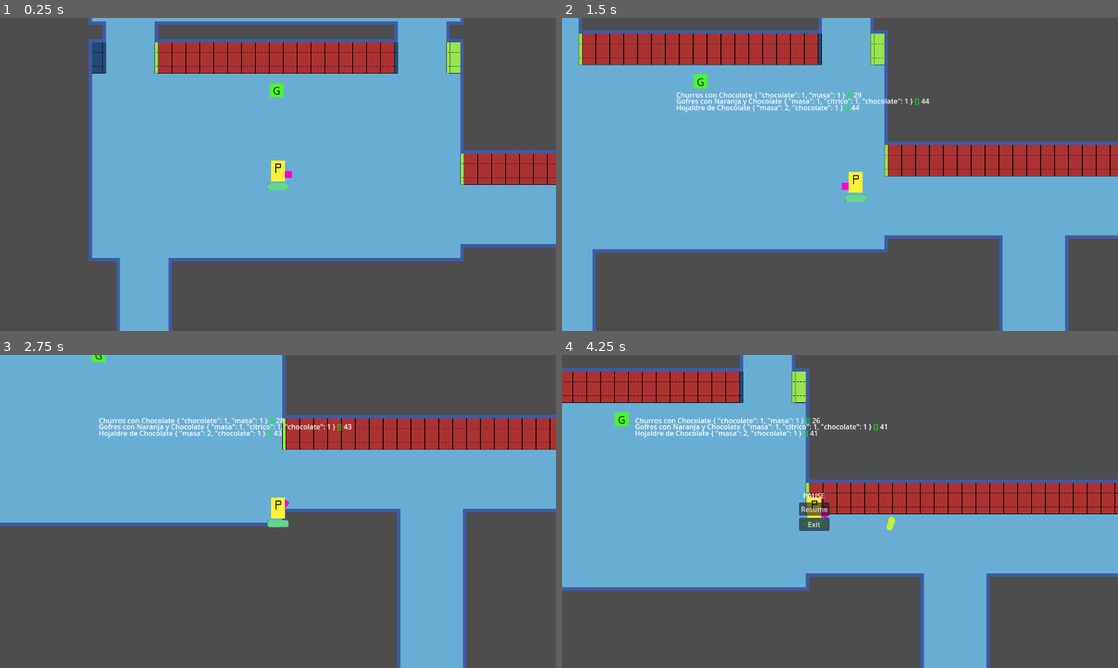
Above: before the commit, frames 1-4 (two rows, left to right).
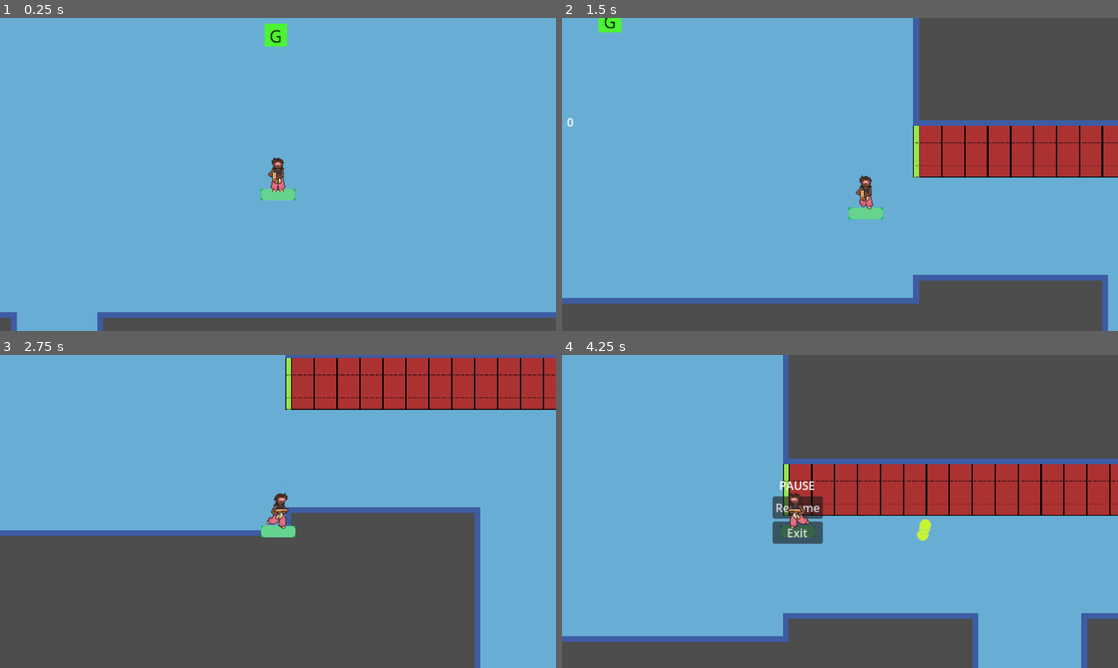
Above: after the commit, the same moments.

Repository: amenrio/techo-de-cristal
Game: Godot game, scene res://02_scenes/03_levels/level_alpha.tscn
Same seed, same stepped clock (60 frames per second), same inputs: the game is played once before the commit and once after it.
Inputs (mouse positions are in pixels of both pictures, inside the frame that each line leads up to):
- Up to frame 1 (0.25 s): no input
- Up to frame 2 (1.5 s): move the mouse to (962, 158) at 0.52 s; hold D (move_right) 0.53-1.28 s; tap C (complete_comanda) at 0.6 s; tap E (interact) at 0.8, 1.35 s; move the mouse to (728, 190) at 1.27 s; hold S (move_down) from 1.28 s (still down)
- Up to frame 3 (2.75 s): tap C (complete_comanda) at 1.55, 2.1 s; move the mouse to (333, 442) at 2.02 s; release S (move_down) at 2.03 s; hold D (move_right) from 2.03 s (still down); tap E (interact) at 2.3 s
- Up to frame 4 (4.25 s): move the mouse to (812, 574) at 2.77 s; release D (move_right) at 2.78 s; hold W (move_up) 2.78-3.53 s; tap Shift (dash) at 2.85 s; tap C (complete_comanda) at 3.05 s; move the mouse to (1006, 558) at 3.52 s; hold A (move_left) from 3.53 s (still down); hold Space (fire) from 3.53 s (still down); tap E (interact) at 3.8 s; tap P (pause) at 4.15 s

The runs differ from the first frame. In frame 1, 50% of the frame differs, in the area x 0-100%, y 0-100%; in frame 2, 33%; in frame 3, 32%; in frame 4, 34%.
Error after the commit: Attempt to call function 'get_children' in base 'null instance' on a null instance. (res://02_scenes/01_characters/player.gd:136)

Commit message:
Animation state machine player

Diff:
--- a/02_scenes/01_characters/player.gd
+++ b/02_scenes/01_characters/player.gd
@@ -6,15 +6,15 @@
 @export_range(0.100, 0.250) var drag:= 0.15
 
 @onready var girlfriend_instance = get_tree().get_first_node_in_group('girlfriend')
-
+@onready var animation_tree:AnimationTree = $AnimationTree
 @export var dash_velocity: float = 2000
 @export var dash_timeout: float = 1.5
 @onready var current_level = get_tree().current_scene
 @onready var health_component = $HealthComponent
 @onready var weapon = $weapon
 
-@onready var hud_comanda = $Camera2D/hud_comandas
-
+@onready var hud_comanda = $hud_comandas
+var direction:Vector2
 var comanda_instance = preload("res://02_scenes/02_objects/comanda.tscn")
 var completed_comandas: Array
 var canDash=true
@@ -34,6 +34,7 @@
 
 func _ready():
 	health_component.connect('death',player_death)
+	animation_tree.active = true
 
 func player_death(_args):
 	get_tree().paused = true
@@ -51,7 +52,7 @@
 
 func _physics_process(_delta: float) ->  void:
 	# Obtenemos la direccion del personaje
-	var direction = Input.get_vector('move_left',"move_right",'move_up','move_down')
+	direction = Input.get_vector('move_left',"move_right",'move_up','move_down')
 	# Obtenemos la velocidad maxima del jugador en la direccion del input
 	desired_velocity = direction * max_speed
 	# Restamos a la velocidad y direccion deseada la velocidad actual del jugador.
@@ -66,27 +67,43 @@
 	talk_to_girlfriend()
 	if Input.is_action_just_pressed('complete_comanda'):
 		check_completed_comandas()
+	check_completed_comandas()
 
+func _process(delta):
+	print(direction)
+	update_animation_tree()
+
+func update_animation_tree():
+	if (desired_velocity == Vector2.ZERO):
+		animation_tree["parameters/conditions/idle"] = true
+		animation_tree["parameters/conditions/is_moving"] = false
+	else:
+		animation_tree["parameters/conditions/idle"] = false
+		animation_tree["parameters/conditions/is_moving"] = true
+	if (desired_velocity != Vector2.ZERO):
+		animation_tree["parameters/Idle/blend_position"] = direction
+		animation_tree["parameters/Walk/blend_position"] = direction
 
 func check_completed_comandas():
-	print(inventory["ingredients"])
 	for comanda in objetivos:
 		if comanda.timed_out:
-
 			objetivos.erase(comanda)
+			hud_comanda.remove_child(comanda)
 			continue
 
-		for ingredient in inventory["ingredients"]:
-			if inventory["ingredients"][ingredient] < 1:
-				continue
-			if ingredient in comanda.ingredients:
-				if comanda.ingredients[ingredient] > 0:
-					inventory["ingredients"][ingredient] -= 1
-					print(inventory["ingredients"][ingredient])
-					comanda.ingredients[ingredient] -=1
-					comanda.completed_ingredients.append(ingredient)
+		if not comanda.is_completed:
+			for ingredient in inventory["ingredients"]:
+				if inventory["ingredients"][ingredient] < 1:
 					continue
-
+				if ingredient in comanda.ingredients:
+					if not comanda.completed_ingredients.has(ingredient):
+							comanda.completed_ingredients[ingredient]=0
+					if comanda.ingredients[ingredient] > comanda.completed_ingredients[ingredient]:
+						inventory["ingredients"][ingredient] -= 1
+						print(inventory["ingredients"][ingredient])
+						comanda.ingredients[ingredient]
+						comanda.completed_ingredients[ingredient] +=1
+						continue
 		if comanda.is_completed:
 			objetivos.erase(comanda)
 			hud_comanda.remove_child(comanda)
--- a/02_scenes/01_characters/player.tscn
+++ b/02_scenes/01_characters/player.tscn
@@ -1,10 +1,10 @@
-[gd_scene load_steps=12 format=3 uid="uid://csgvbo4n46gvx"]
+[gd_scene load_steps=40 format=3 uid="uid://csgvbo4n46gvx"]
 
 [ext_resource type="Script" path="res://02_scenes/01_characters/player.gd" id="1_kxc5o"]
 [ext_resource type="PackedScene" uid="uid://ogvub5b3e6s5" path="res://02_scenes/05_components/HealthComponent.tscn" id="3_jo3xj"]
 [ext_resource type="PackedScene" uid="uid://djsscuerlbs64" path="res://02_scenes/05_components/bullet_component.tscn" id="4_8e3dc"]
 [ext_resource type="PackedScene" uid="uid://cx4e1du6imkkr" path="res://02_scenes/05_components/hitbox_component.tscn" id="4_p68kg"]
-[ext_resource type="Texture2D" uid="uid://cvfnklqnxqnei" path="res://01_assets/01_sprites/PlayerSprite_02.png" id="5_7vu6c"]
+[ext_resource type="Texture2D" uid="uid://dii4cl2qyual5" path="res://01_assets/01_sprites/player/player_spritesheet.png" id="4_t20f2"]
 [ext_resource type="PackedScene" uid="uid://dpx4iglkyvp0s" path="res://02_scenes/02_objects/weapon.tscn" id="5_hgwwk"]
 [ext_resource type="Texture2D" uid="uid://dkn3dkg8u4nsp" path="res://01_assets/01_sprites/weapon01.png" id="6_exgfl"]
 
@@ -18,19 +18,446 @@
 
 [sub_resource type="CircleShape2D" id="CircleShape2D_xn3tx"]
 radius = 100.08
+
+[sub_resource type="Animation" id="Animation_vqh07"]
+resource_name = "idle_up"
+length = 0.8
+loop_mode = 1
+tracks/0/type = "value"
+tracks/0/imported = false
+tracks/0/enabled = true
+tracks/0/path = NodePath("sprite:frame")
+tracks/0/interp = 1
+tracks/0/loop_wrap = true
+tracks/0/keys = {
+"times": PackedFloat32Array(0, 0.1, 0.2, 0.3, 0.4, 0.5, 0.6, 0.7),
+"transitions": PackedFloat32Array(1, 1, 1, 1, 1, 1, 1, 1),
+"update": 1,
+"values": [32, 33, 34, 35, 36, 37, 38, 39]
+}
+tracks/1/type = "value"
+tracks/1/imported = false
+tracks/1/enabled = true
+tracks/1/path = NodePath("sprite:flip_h")
+tracks/1/interp = 1
+tracks/1/loop_wrap = true
+tracks/1/keys = {
+"times": PackedFloat32Array(0),
+"transitions": PackedFloat32Array(1),
+"update": 1,
+"values": [false]
+}
+
+[sub_resource type="Animation" id="Animation_gmgsq"]
+resource_name = "run_fw_aim_r"
+length = 0.6
+loop_mode = 1
+tracks/0/type = "value"
+tracks/0/imported = false
+tracks/0/enabled = true
+tracks/0/path = NodePath("sprite:frame")
+tracks/0/interp = 1
+tracks/0/loop_wrap = true
+tracks/0/keys = {
+"times": PackedFloat32Array(0, 0.1, 0.2, 0.3, 0.4, 0.5),
+"transitions": PackedFloat32Array(1, 1, 1, 1, 1, 1),
+"update": 1,
+"values": [8, 10, 11, 12, 14, 15]
+}
+tracks/1/type = "value"
+tracks/1/imported = false
+tracks/1/enabled = true
+tracks/1/path = NodePath("sprite:flip_h")
+tracks/1/interp = 1
+tracks/1/loop_wrap = true
+tracks/1/keys = {
+"times": PackedFloat32Array(0),
+"transitions": PackedFloat32Array(1),
+"update": 1,
+"values": [false]
+}
+
+[sub_resource type="Animation" id="Animation_p6806"]
+resource_name = "run_bk_aim_r"
+length = 0.6
+loop_mode = 1
+tracks/0/type = "value"
+tracks/0/imported = false
+tracks/0/enabled = true
+tracks/0/path = NodePath("sprite:frame")
+tracks/0/interp = 1
+tracks/0/loop_wrap = true
+tracks/0/keys = {
+"times": PackedFloat32Array(0, 0.1, 0.2, 0.3, 0.4, 0.5),
+"transitions": PackedFloat32Array(1, 1, 1, 1, 1, 1),
+"update": 1,
+"values": [15, 14, 13, 11, 10, 9]
+}
+tracks/1/type = "value"
+tracks/1/imported = false
+tracks/1/enabled = true
+tracks/1/path = NodePath("sprite:flip_h")
+tracks/1/interp = 1
+tracks/1/loop_wrap = true
+tracks/1/keys = {
+"times": PackedFloat32Array(0),
+"transitions": PackedFloat32Array(1),
+"update": 1,
+"values": [false]
+}
+
+[sub_resource type="Animation" id="Animation_e538d"]
+resource_name = "run_dw_aim_up"
+length = 0.6
+loop_mode = 1
+tracks/0/type = "value"
+tracks/0/imported = false
+tracks/0/enabled = true
+tracks/0/path = NodePath("sprite:frame")
+tracks/0/interp = 1
+tracks/0/loop_wrap = true
+tracks/0/keys = {
+"times": PackedFloat32Array(0, 0.1, 0.2, 0.3, 0.4, 0.5),
+"transitions": PackedFloat32Array(1, 1, 1, 1, 1, 1),
+"update": 1,
+"values": [17, 18, 19, 20, 22, 23]
+}
+tracks/1/type = "value"
+tracks/1/imported = false
+tracks/1/enabled = true
+tracks/1/path = NodePath("sprite:flip_h")
+tracks/1/interp = 1
+tracks/1/loop_wrap = true
+tracks/1/keys = {
+"times": PackedFloat32Array(0),
+"transitions": PackedFloat32Array(1),
+"update": 1,
+"values": [false]
+}
+
+[sub_resource type="Animation" id="Animation_k11w5"]
+resource_name = "run_up_aim_up"
+length = 0.6
+loop_mode = 1
+tracks/0/type = "value"
+tracks/0/imported = false
+tracks/0/enabled = true
+tracks/0/path = NodePath("sprite:frame")
+tracks/0/interp = 1
+tracks/0/loop_wrap = true
+tracks/0/keys = {
+"times": PackedFloat32Array(0, 0.1, 0.2, 0.3, 0.4, 0.5),
+"transitions": PackedFloat32Array(1, 1, 1, 1, 1, 1),
+"update": 1,
+"values": [23, 22, 21, 19, 18, 17]
+}
+tracks/1/type = "value"
+tracks/1/imported = false
+tracks/1/enabled = true
+tracks/1/path = NodePath("sprite:flip_h")
+tracks/1/interp = 1
+tracks/1/loop_wrap = true
+tracks/1/keys = {
+"times": PackedFloat32Array(0),
+"transitions": PackedFloat32Array(1),
+"update": 1,
+"values": [false]
+}
+
+[sub_resource type="Animation" id="Animation_k42bn"]
+resource_name = "run_dw_aim_dw"
+length = 0.6
+loop_mode = 1
+tracks/0/type = "value"
+tracks/0/imported = false
+tracks/0/enabled = true
+tracks/0/path = NodePath("sprite:frame")
+tracks/0/interp = 1
+tracks/0/loop_wrap = true
+tracks/0/keys = {
+"times": PackedFloat32Array(0, 0.1, 0.2, 0.3, 0.4, 0.5),
+"transitions": PackedFloat32Array(1, 1, 1, 1, 1, 1),
+"update": 1,
+"values": [0, 2, 3, 4, 6, 7]
+}
+tracks/1/type = "value"
+tracks/1/imported = false
+tracks/1/enabled = true
+tracks/1/path = NodePath("sprite:flip_h")
+tracks/1/interp = 1
+tracks/1/loop_wrap = true
+tracks/1/keys = {
+"times": PackedFloat32Array(0),
+"transitions": PackedFloat32Array(1),
+"update": 1,
+"values": [false]
+}
+
+[sub_resource type="Animation" id="Animation_g07l2"]
+resource_name = "run_up_aim_dw"
+length = 0.6
+loop_mode = 1
+tracks/0/type = "value"
+tracks/0/imported = false
+tracks/0/enabled = true
+tracks/0/path = NodePath("sprite:frame")
+tracks/0/interp = 1
+tracks/0/loop_wrap = true
+tracks/0/keys = {
+"times": PackedFloat32Array(0, 0.1, 0.2, 0.3, 0.4, 0.5),
+"transitions": PackedFloat32Array(1, 1, 1, 1, 1, 1),
+"update": 1,
+"values": [7, 6, 4, 3, 2, 0]
+}
+tracks/1/type = "value"
+tracks/1/imported = false
+tracks/1/enabled = true
+tracks/1/path = NodePath("sprite:flip_h")
+tracks/1/interp = 1
+tracks/1/loop_wrap = true
+tracks/1/keys = {
+"times": PackedFloat32Array(0),
+"transitions": PackedFloat32Array(1),
+"update": 1,
+"values": [false]
+}
+
+[sub_resource type="Animation" id="Animation_ju4rk"]
+resource_name = "idle_right"
+length = 0.8
+loop_mode = 1
+tracks/0/type = "value"
+tracks/0/imported = false
+tracks/0/enabled = true
+tracks/0/path = NodePath("sprite:frame")
+tracks/0/interp = 1
+tracks/0/loop_wrap = true
+tracks/0/keys = {
+"times": PackedFloat32Array(0, 0.1, 0.2, 0.3, 0.4, 0.5, 0.6, 0.7),
+"transitions": PackedFloat32Array(1, 1, 1, 1, 1, 1, 1, 1),
+"update": 1,
+"values": [40, 41, 42, 43, 44, 45, 46, 47]
+}
+tracks/1/type = "value"
+tracks/1/imported = false
+tracks/1/enabled = true
+tracks/1/path = NodePath("sprite:flip_h")
+tracks/1/interp = 1
+tracks/1/loop_wrap = true
+tracks/1/keys = {
+"times": PackedFloat32Array(0),
+"transitions": PackedFloat32Array(1),
+"update": 1,
+"values": [false]
+}
+
+[sub_resource type="Animation" id="Animation_seovc"]
+resource_name = "idle_front"
+length = 0.8
+loop_mode = 1
+tracks/0/type = "value"
+tracks/0/imported = false
+tracks/0/enabled = true
+tracks/0/path = NodePath("sprite:frame")
+tracks/0/interp = 1
+tracks/0/loop_wrap = true
+tracks/0/keys = {
+"times": PackedFloat32Array(0, 0.1, 0.2, 0.3, 0.4, 0.5, 0.6, 0.7),
+"transitions": PackedFloat32Array(1, 1, 1, 1, 1, 1, 1, 1),
+"update": 1,
+"values": [24, 25, 26, 27, 28, 29, 30, 31]
+}
+tracks/1/type = "value"
+tracks/1/imported = false
+tracks/1/enabled = true
+tracks/1/path = NodePath("sprite:flip_h")
+tracks/1/interp = 1
+tracks/1/loop_wrap = true
+tracks/1/keys = {
+"times": PackedFloat32Array(0),
+"transitions": PackedFloat32Array(1),
+"update": 1,
+"values": [false]
+}
+
+[sub_resource type="Animation" id="Animation_1gor5"]
+resource_name = "idle_left"
+length = 0.8
+loop_mode = 1
+tracks/0/type = "value"
+tracks/0/imported = false
+tracks/0/enabled = true
+tracks/0/path = NodePath("sprite:frame")
+tracks/0/interp = 1
+tracks/0/loop_wrap = true
+tracks/0/keys = {
+"times": PackedFloat32Array(0, 0.1, 0.2, 0.3, 0.4, 0.5, 0.6, 0.7),
+"transitions": PackedFloat32Array(1, 1, 1, 1, 1, 1, 1, 1),
+"update": 1,
+"values": [40, 41, 42, 43, 44, 45, 46, 47]
+}
+tracks/1/type = "value"
+tracks/1/imported = false
+tracks/1/enabled = true
+tracks/1/path = NodePath("sprite:flip_h")
+tracks/1/interp = 1
+tracks/1/loop_wrap = true
+tracks/1/keys = {
+"times": PackedFloat32Array(0),
+"transitions": PackedFloat32Array(1),
+"update": 1,
+"values": [true]
+}
+
+[sub_resource type="Animation" id="Animation_qij64"]
+resource_name = "run_fw_aim_l"
+length = 0.6
+loop_mode = 1
+tracks/0/type = "value"
+tracks/0/imported = false
+tracks/0/enabled = true
+tracks/0/path = NodePath("sprite:frame")
+tracks/0/interp = 1
+tracks/0/loop_wrap = true
+tracks/0/keys = {
+"times": PackedFloat32Array(0, 0.1, 0.2, 0.3, 0.4, 0.5),
+"transitions": PackedFloat32Array(1, 1, 1, 1, 1, 1),
+"update": 1,
+"values": [8, 10, 11, 12, 14, 15]
+}
+tracks/1/type = "value"
+tracks/1/imported = false
+tracks/1/enabled = true
+tracks/1/path = NodePath("sprite:flip_h")
+tracks/1/interp = 1
+tracks/1/loop_wrap = true
+tracks/1/keys = {
+"times": PackedFloat32Array(0),
+"transitions": PackedFloat32Array(1),
+"update": 1,
+"values": [true]
+}
+
+[sub_resource type="Animation" id="Animation_jme2v"]
+resource_name = "run_bk_aim_l"
+length = 0.6
+loop_mode = 1
+tracks/0/type = "value"
+tracks/0/imported = false
+tracks/0/enabled = true
+tracks/0/path = NodePath("sprite:frame")
+tracks/0/interp = 1
+tracks/0/loop_wrap = true
+tracks/0/keys = {
+"times": PackedFloat32Array(0, 0.1, 0.2, 0.3, 0.4, 0.5),
+"transitions": PackedFloat32Array(1, 1, 1, 1, 1, 1),
+"update": 1,
+"values": [15, 14, 13, 11, 10, 9]
+}
+tracks/1/type = "value"
+tracks/1/imported = false
+tracks/1/enabled = true
+tracks/1/path = NodePath("sprite:flip_h")
+tracks/1/interp = 1
+tracks/1/loop_wrap = true
+tracks/1/keys = {
+"times": PackedFloat32Array(0),
+"transitions": PackedFloat32Array(1),
+"update": 1,
+"values": [true]
+}
+
+[sub_resource type="AnimationLibrary" id="AnimationLibrary_g1u55"]
+_data = {
+"idle_front": SubResource("Animation_seovc"),
+"idle_left": SubResource("Animation_1gor5"),
+"idle_right": SubResource("Animation_ju4rk"),
+"idle_up": SubResource("Animation_vqh07"),
+"run_bk_aim_l": SubResource("Animation_jme2v"),
+"run_bk_aim_r": SubResource("Animation_p6806"),
+"run_dw_aim_dw": SubResource("Animation_k42bn"),
+"run_dw_aim_up": SubResource("Animation_e538d"),
+"run_fw_aim_l": SubResource("Animation_qij64"),
+"run_fw_aim_r": SubResource("Animation_gmgsq"),
+"run_up_aim_dw": SubResource("Animation_g07l2"),
+"run_up_aim_up": SubResource("Animation_k11w5")
+}
+
+[sub_resource type="AnimationNodeAnimation" id="AnimationNodeAnimation_x6qpm"]
+animation = &"idle_left"
+
+[sub_resource type="AnimationNodeAnimation" id="AnimationNodeAnimation_vrgv8"]
+animation = &"idle_right"
+
+[sub_resource type="AnimationNodeAnimation" id="AnimationNodeAnimation_51lw1"]
+animation = &"idle_front"
+
+[sub_resource type="AnimationNodeAnimation" id="AnimationNodeAnimation_sqlsh"]
+animation = &"idle_up"
+
+[sub_resource type="AnimationNodeBlendSpace2D" id="AnimationNodeBlendSpace2D_il4vw"]
+blend_point_0/node = SubResource("AnimationNodeAnimation_x6qpm")
+blend_point_0/pos = Vector2(-1, 0)
+blend_point_1/node = SubResource("AnimationNodeAnimation_vrgv8")
+blend_point_1/pos = Vector2(1, 0)
+blend_point_2/node = SubResource("AnimationNodeAnimation_51lw1")
+blend_point_2/pos = Vector2(0, 1.1)
+blend_point_3/node = SubResource("AnimationNodeAnimation_sqlsh")
+blend_point_3/pos = Vector2(0, -1.1)
+min_space = Vector2(-1, -1.1)
+max_space = Vector2(1, 1.1)
+blend_mode = 1
+
+[sub_resource type="AnimationNodeAnimation" id="AnimationNodeAnimation_bk6tu"]
+animation = &"run_fw_aim_l"
+
+[sub_resource type="AnimationNodeAnimation" id="AnimationNodeAnimation_ineyi"]
+animation = &"run_fw_aim_r"
+
+[sub_resource type="AnimationNodeAnimation" id="AnimationNodeAnimation_xnknn"]
+animation = &"run_dw_aim_dw"
+
+[sub_resource type="AnimationNodeAnimation" id="AnimationNodeAnimation_rxuks"]
+animation = &"run_up_aim_up"
+
+[sub_resource type="AnimationNodeBlendSpace2D" id="AnimationNodeBlendSpace2D_si7l1"]
+blend_point_0/node = SubResource("AnimationNodeAnimation_bk6tu")
+blend_point_0/pos = Vector2(-1, 0)
+blend_point_1/node = SubResource("AnimationNodeAnimation_ineyi")
+blend_point_1/pos = Vector2(1, 0)
+blend_point_2/node = SubResource("AnimationNodeAnimation_xnknn")
+blend_point_2/pos = Vector2(0, 1.1)
+blend_point_3/node = SubResource("AnimationNodeAnimation_rxuks")
+blend_point_3/pos = Vector2(0, -1.1)
+min_space = Vector2(-1, -1.1)
+max_space = Vector2(1, 1.1)
+blend_mode = 1
+
+[sub_resource type="AnimationNodeStateMachineTransition" id="AnimationNodeStateMachineTransition_grnl6"]
+advance_mode = 2
+
+[sub_resource type="AnimationNodeStateMachineTransition" id="AnimationNodeStateMachineTransition_3oo1w"]
+advance_mode = 2
+advance_condition = &"is_moving"
+
+[sub_resource type="AnimationNodeStateMachineTransition" id="AnimationNodeStateMachineTransition_5mlq5"]
+advance_mode = 2
+advance_condition = &"idle"
+
+[sub_resource type="AnimationNodeStateMachine" id="AnimationNodeStateMachine_anwmk"]
+states/Idle/node = SubResource("AnimationNodeBlendSpace2D_il4vw")
+states/Idle/position = Vector2(430, 78)
+states/Start/position = Vector2(256, 80)
+states/Walk/node = SubResource("AnimationNodeBlendSpace2D_si7l1")
+states/Walk/position = Vector2(577, 78)
+transitions = ["Start", "Idle", SubResource("AnimationNodeStateMachineTransition_grnl6"), "Idle", "Walk", SubResource("AnimationNodeStateMachineTransition_3oo1w"), "Walk", "Idle", SubResource("AnimationNodeStateMachineTransition_5mlq5")]
+
+[sub_resource type="AnimationNodeStateMachinePlayback" id="AnimationNodeStateMachinePlayback_e3rgp"]
 
 [node name="player" type="CharacterBody2D" groups=["player"]]
 collision_mask = 54
 motion_mode = 1
 script = ExtResource("1_kxc5o")
-
-[node name="weapon" parent="." instance=ExtResource("5_hgwwk")]
-weapon_sprite = ExtResource("6_exgfl")
-bullet_scene = ExtResource("4_8e3dc")
-
-[node name="sprite" type="Sprite2D" parent="."]
-position = Vector2(0, -8)
-texture = ExtResource("5_7vu6c")
 
 [node name="player_collitionShape" type="CollisionShape2D" parent="."]
 position = Vector2(0, 16)
@@ -55,15 +482,17 @@
 shape = SubResource("RectangleShape2D_rujx5")
 
 [node name="Camera2D" type="Camera2D" parent="."]
-zoom = Vector2(1.35, 1.35)
+zoom = Vector2(1.8, 1.8)
 position_smoothing_enabled = true
 position_smoothing_speed = 7.0
 
 [node name="hud_comandas" type="VBoxContainer" parent="Camera2D"]
-offset_left = -413.0
-offset_top = -229.0
-offset_right = -373.0
-offset_bottom = -189.0
+offset_left = -326.0
+offset_top = 143.0
+offset_right = -326.0
+offset_bottom = 143.0
+size_flags_horizontal = 4
+size_flags_vertical = 4
 
 [node name="interaction_zone" type="Area2D" parent="."]
 collision_mask = 32
@@ -71,6 +500,31 @@
 [node name="CollisionShape2D" type="CollisionShape2D" parent="interaction_zone"]
 shape = SubResource("CircleShape2D_xn3tx")
 
+[node name="AnimationPlayer" type="AnimationPlayer" parent="."]
+libraries = {
+"": SubResource("AnimationLibrary_g1u55")
+}
+
+[node name="sprite" type="Sprite2D" parent="."]
+position = Vector2(0, -8)
+texture = ExtResource("4_t20f2")
+hframes = 8
+vframes = 6
+frame = 24
+
+[node name="weapon" parent="." instance=ExtResource("5_hgwwk")]
+weapon_sprite = ExtResource("6_exgfl")
+bullet_scene = ExtResource("4_8e3dc")
+
+[node name="AnimationTree" type="AnimationTree" parent="."]
+tree_root = SubResource("AnimationNodeStateMachine_anwmk")
+anim_player = NodePath("../AnimationPlayer")
+parameters/playback = SubResource("AnimationNodeStateMachinePlayback_e3rgp")
+parameters/conditions/idle = false
+parameters/conditions/is_moving = false
+parameters/Idle/blend_position = Vector2(-0.00196081, -0.0131004)
+parameters/Walk/blend_position = Vector2(0, 0)
+
 [connection signal="area_entered" from="interaction_zone" to="." method="_on_interaction_zone_area_entered"]
 [connection signal="area_exited" from="interaction_zone" to="." method="_on_interaction_zone_area_exited"]
 
--- a/02_scenes/02_objects/comanda.gd
+++ b/02_scenes/02_objects/comanda.gd
@@ -4,7 +4,8 @@
 #var ingredients:Array
 var ingredients:Dictionary
 var _ingredients
-var completed_ingredients:Array
+var completed_ingredients:Dictionary
+var sorted_completed_ingredients:Dictionary
 var total_time: float
 @onready var timer = $timer
 var is_completed:bool
@@ -16,7 +17,7 @@
 
 func init(args):
 	recipe_name = args["name"]
-	ingredients = args["ingredients"]
+	ingredients = sort(args["ingredients"])
 #	total_time = args["timer"]
 	total_time = int(args["timer"])
 
@@ -34,11 +35,35 @@
 
 # Called every frame. 'delta' is the elapsed time since the previous frame.
 func _process(delta):
+	sorted_completed_ingredients = sort(completed_ingredients)
 	ingredients_hud.text = str(ingredients)
 	timer_hud.text = str(int(timer.time_left))
-	completed_hud.text = str(completed_ingredients)
-	if len(ingredients)<=0:
+	completed_hud.text = str(sorted_completed_ingredients)
+	if equal(ingredients, completed_ingredients):
 		is_completed=true
+		timer.stop()
+
+func equal(lh:Dictionary, rh:Dictionary):
+	var ingredient_keys = lh.keys()
+	for key in ingredient_keys:
+		if not rh.has(key):
+			return false
+		var tv = lh[key]
+		if typeof(tv) == TYPE_DICTIONARY:
+			if !equal(tv,	 rh[key]):
+				return false
+		elif tv != rh[key]:
+			return false
+	return true
+
+func sort(dict):
+	var sorted_dict = {}
+	var keys = dict.keys()
+	keys.sort()
+
+	for key in keys:
+		sorted_dict[key] = dict[key]
+	return sorted_dict
 
 func _on_timer_timeout():
 	timer.stop()
--- a/02_scenes/03_levels/level_alpha.gd
+++ b/02_scenes/03_levels/level_alpha.gd
@@ -1,5 +1,3 @@
 extends "res://02_scenes/03_levels/level_template.gd"
 
 # Called when the node enters the scene tree for the first time.
-func _ready():
-	pass # Replace with function body.
--- a/02_scenes/03_levels/level_alpha.tscn
+++ b/02_scenes/03_levels/level_alpha.tscn
@@ -6,8 +6,11 @@
 [ext_resource type="PackedScene" uid="uid://b5cw65yv7hyj" path="res://02_scenes/01_characters/girlfriend.tscn" id="4_8kabd"]
 [ext_resource type="PackedScene" uid="uid://d1vcsu1a0lffa" path="res://02_scenes/01_characters/enemy03.tscn" id="4_dn1aw"]
 
+[sub_resource type="AnimationNodeStateMachinePlayback" id="AnimationNodeStateMachinePlayback_v27qv"]
+
 [node name="levelAlpha" instance=ExtResource("1_tm6rn")]
 script = ExtResource("2_v0fk0")
+time_limit = 2
 
 [node name="TileMap" type="TileMap" parent="." index="0"]
 texture_filter = 1
@@ -28,11 +31,27 @@
 collision_mask = 62
 drag = 0.1
 
-[node name="Camera2D" parent="player" index="5"]
-zoom = Vector2(1, 1)
+[node name="Camera2D" parent="player" index="4"]
+zoom = Vector2(1.65, 1.65)
 
 [node name="PauseMenu" parent="player/Camera2D" index="0"]
 visible = false
+
+[node name="level_timer_hud" type="Label" parent="player/Camera2D" index="1"]
+offset_left = -417.0
+offset_top = -111.0
+offset_right = -416.0
+offset_bottom = -88.0
+
+[node name="sprite" parent="player" index="7"]
+frame = 31
+
+[node name="weapon" parent="player" index="8"]
+visible = false
+
+[node name="AnimationTree" parent="player" index="9"]
+parameters/playback = SubResource("AnimationNodeStateMachinePlayback_v27qv")
+parameters/Idle/blend_position = Vector2(0.00392163, 0.973799)
 
 [node name="player_start" parent="." index="2"]
 position = Vector2(980, 760)
@@ -46,14 +65,11 @@
 [node name="timer" parent="spawner" index="1"]
 wait_time = 4.0
 
-[node name="level_timer" parent="." index="4"]
-wait_time = 5.0
-
 [node name="girlfriend" parent="." index="5" instance=ExtResource("4_8kabd")]
 position = Vector2(977, 566)
 
 [editable path="player"]
-[editable path="player/weapon"]
 [editable path="player/HealthComponent"]
 [editable path="player/HitboxComponent"]
+[editable path="player/weapon"]
 [editable path="spawner"]
--- a/02_scenes/03_levels/level_template.gd
+++ b/02_scenes/03_levels/level_template.gd
@@ -2,17 +2,23 @@
 
 # Called when the node enters the scene tree for the first time.
 var special_drops = ['2shot','3shot','health']
-@export var time_limit: float = 10
+@export var time_limit = 180
 @onready var pause_menu = $player/Camera2D/PauseMenu
 var paused = false
+@onready var timer_node = $level_timer
+@onready var timer_label:Label = $player/Camera2D/level_timer_hud
 #@onready var timer_label = $player/Camera2D/Label
 # Called every frame. 'delta' is the elapsed time since the previous frame.
+
 func _ready():
 	var player = $player
 	var player_start = $player_start
+	timer_node.wait_time = time_limit
 	player.position = player_start.position
+	timer_node.start()
 
 func _process(_delta):
+	timer_label.text = str(int(timer_node.time_left))
 	if Input.is_action_just_pressed('pause'):
 		pauseMenu()
 
@@ -46,4 +52,4 @@
 	print("Extra_item {type}".format({'type':extra_pickup._name}))
 
 func _on_level_timer_timeout():
-	get_tree().paused = true# Replace with function body.
+	$spawner/timer.stop()
Binary file added: 01_assets/01_sprites/ingredientes/chocolate-Sheet.png
Not shown, added: 01_assets/01_sprites/ingredientes/chocolate-Sheet.png.import
Binary file added: 01_assets/01_sprites/ingredientes/masa-Sheet.png
Not shown, added: 01_assets/01_sprites/ingredientes/masa-Sheet.png.import
Binary file added: 01_assets/01_sprites/ingredientes/naranja-Sheet.png
Not shown, added: 01_assets/01_sprites/ingredientes/naranja-Sheet.png.import
Binary file added: 01_assets/01_sprites/player/player_spritesheet.png
Not shown, added: 01_assets/01_sprites/player/player_spritesheet.png.import
Binary file added: 01_assets/01_sprites/recetas/churros.png
Not shown, added: 01_assets/01_sprites/recetas/churros.png.import
Binary file added: 01_assets/01_sprites/recetas/gofre.png
Not shown, added: 01_assets/01_sprites/recetas/gofre.png.import
(and 8 more such lines)
